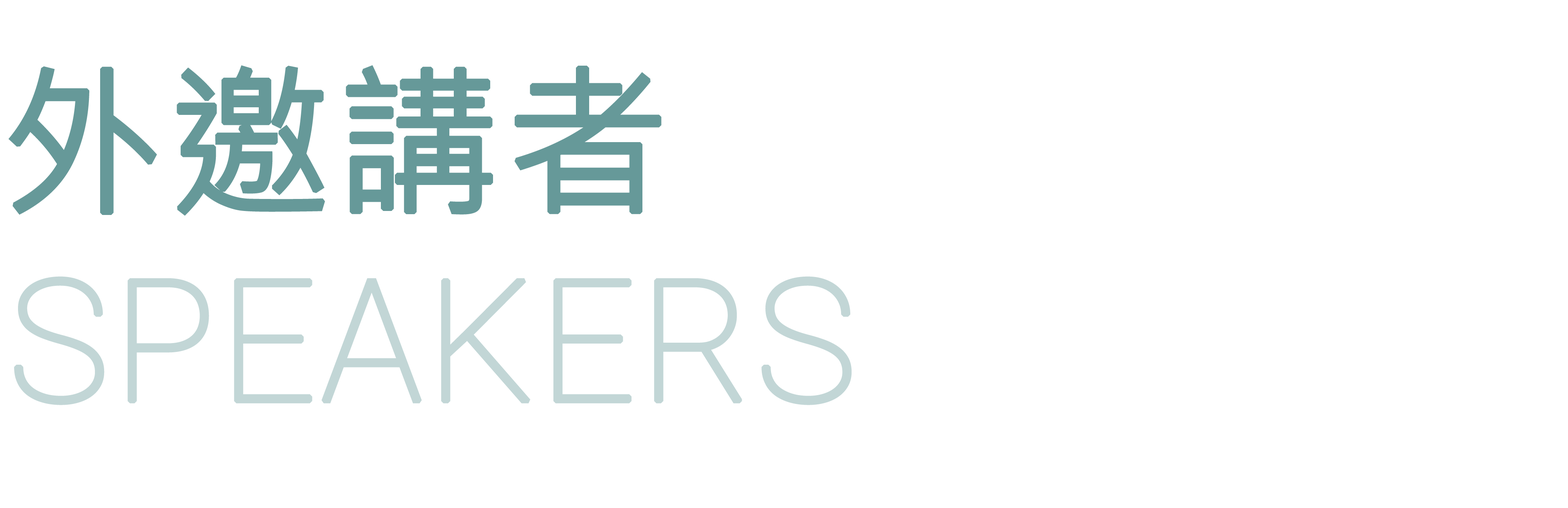
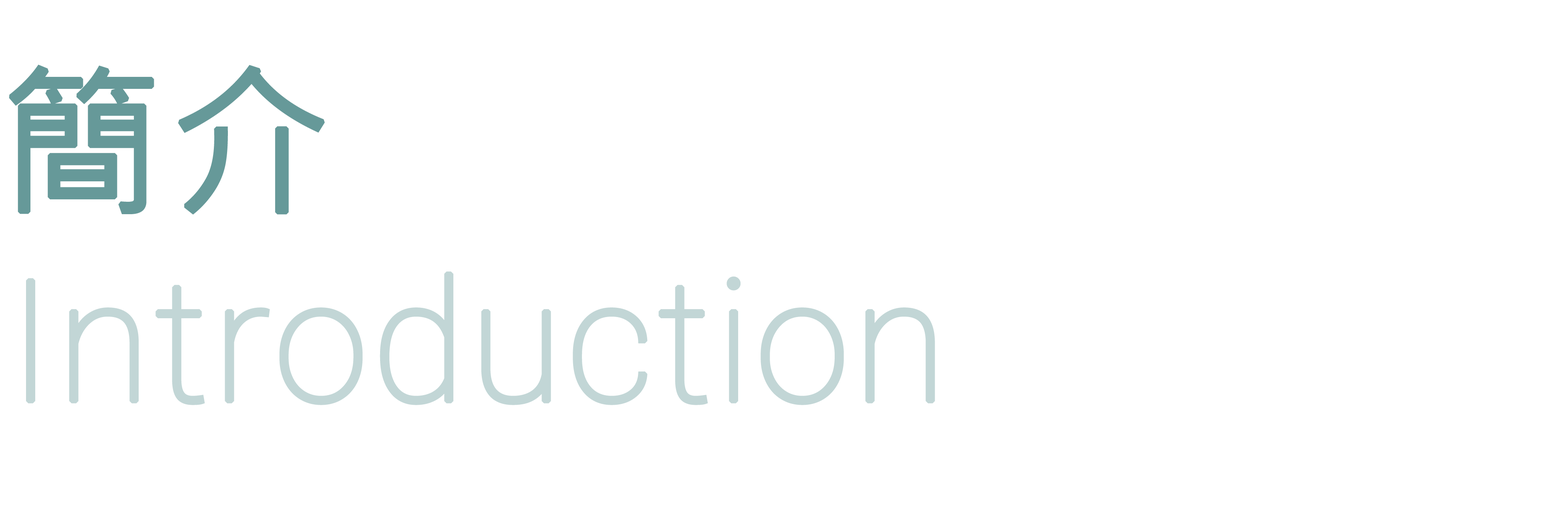
Layers edited between the first and the second 1568 x 508 image:
renamed "SPEAKERS" to "Introduction", painted on it over [14, 271, 936, 406]
renamed "外邀講者" to "簡介", painted on it over [8, 64, 662, 216]
